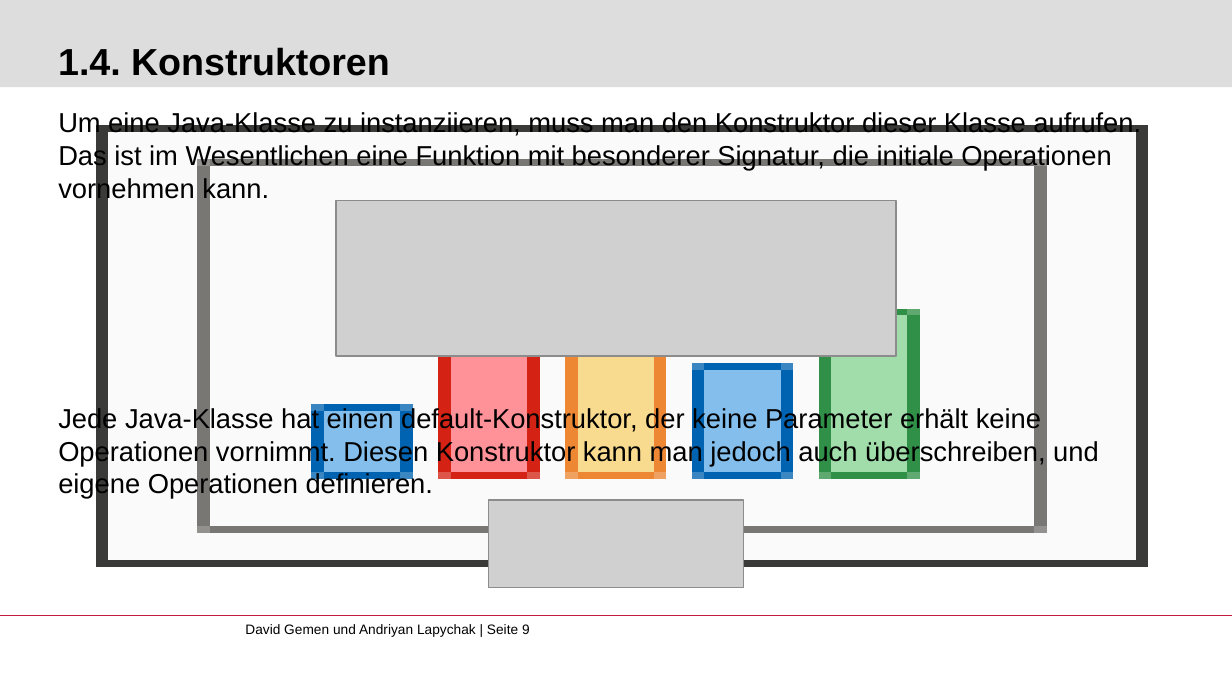
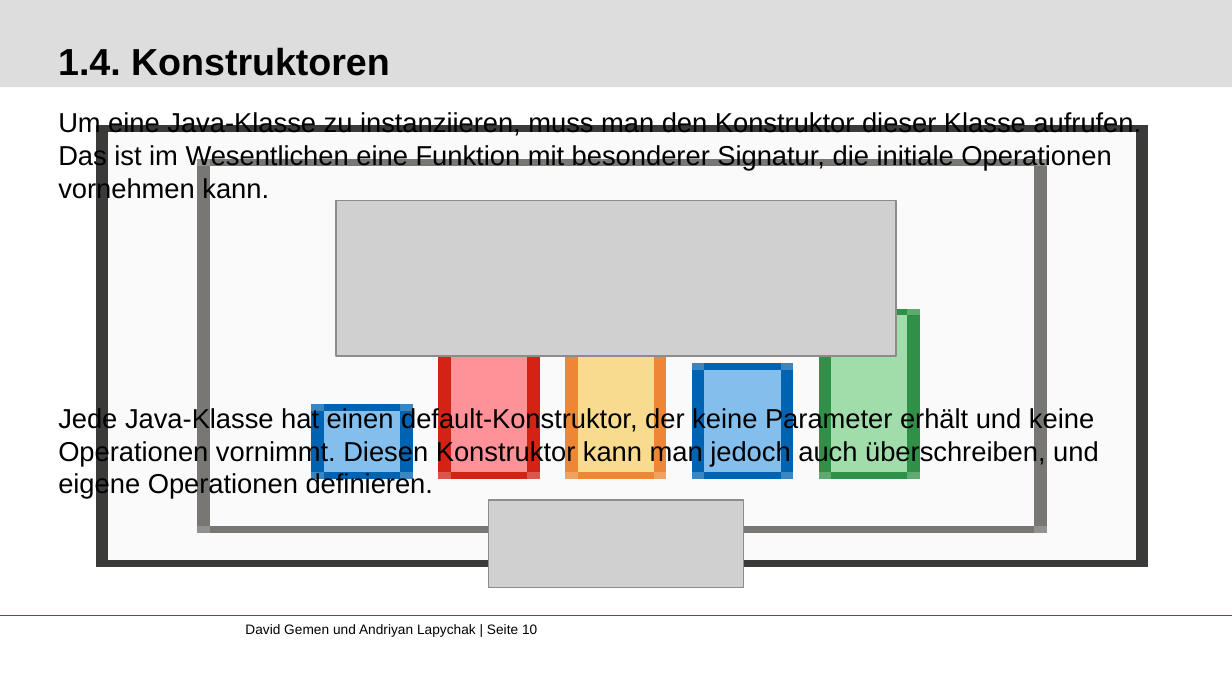
Before and after one commit to gemdav/Programmieren-1-Tutorium, a slide deck: slide 10 of slides/05_object_orientation.pptx (slide 9 before the commit). Drawn at 1232x693 pixels with LibreOffice and Linux fonts; fonts in the diff are those of the drawing; grey boxes stand for pictures; background and template pictures are left out. Boxes give left, top, right and bottom in pixels: in the first picture for what was removed or moved away, otherwise in the second. Text is boxed around its words. In the diff, an @@ line names an element or a change of style, - is before the commit and + after.

```diff
--- a/slides/05_object_orientation.pptx
+++ b/slides/05_object_orientation.pptx
@@ text at (x1=58, y1=407, x2=1099, y2=499): text changed @@
-Jede Java-Klasse hat einen default-Konstruktor, der keine Parameter erhält keine Operationen vornimmt. Diesen Konstruktor kann man jedoch auch überschreiben, und eigene Operationen definieren.
+Jede Java-Klasse hat einen default-Konstruktor, der keine Parameter erhält und keine Operationen vornimmt. Diesen Konstruktor kann man jedoch auch überschreiben, und eigene Operationen definieren.
@@ text at (x1=245, y1=624, x2=537, y2=637): text changed @@
-David Gemen und Andriyan Lapychak | Seite 9
+David Gemen und Andriyan Lapychak | Seite 10
```
Also in this commit, not shown: 6 other slides changed, 1 slide added, 2 other files.
